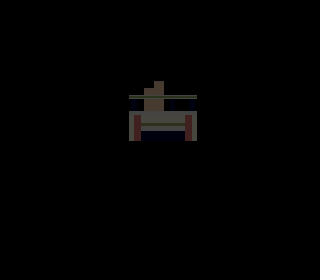
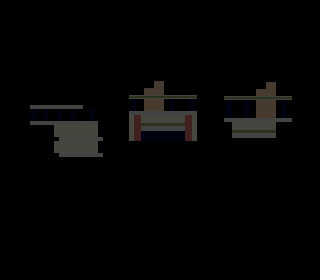
Layered file, before and after one edit (320px x 280px). Changes by layer:
added layer "Sichtbar#1" above "Sichtbar" over [30, 82, 292, 157]
hid "Sichtbar" over [30, 82, 292, 157]
painted on "locker_wall" over [256, 82, 276, 91]
painted on "locker_bg" over [256, 82, 276, 118]
painted on "stripes_wall" over [224, 97, 292, 99]
painted on "stripes_bg" over [232, 130, 276, 133]
painted on "concrete_wall-Kopie" over [30, 96, 292, 157]
painted on "concrete_bg" over [54, 122, 276, 153]
painted on "truss" over [31, 100, 287, 121]
